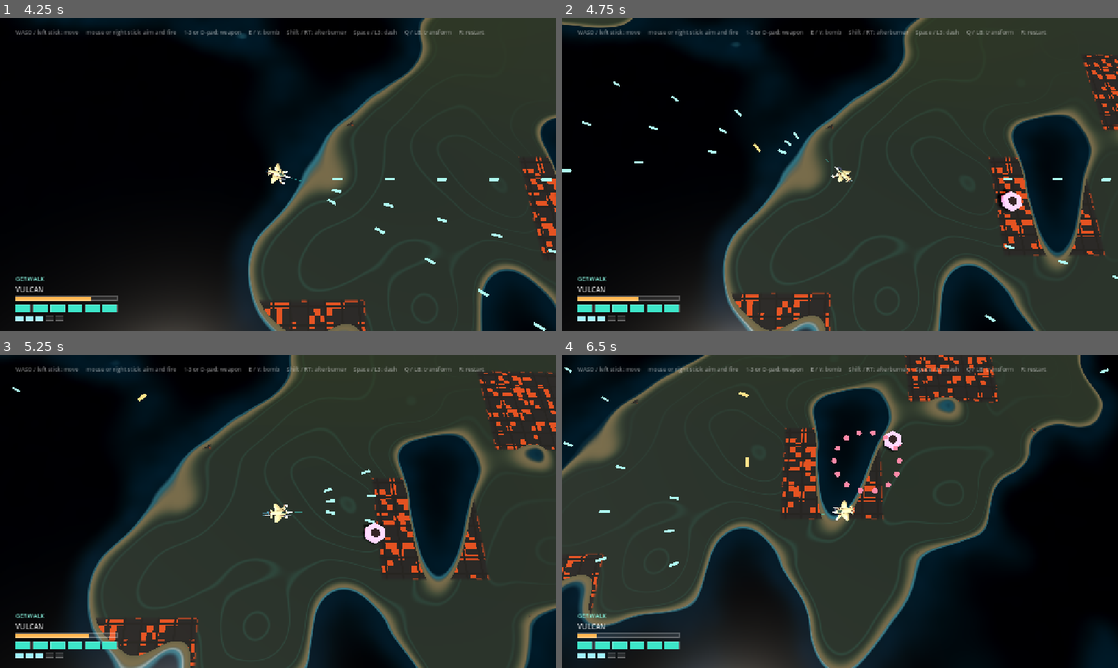
Above: before the commit, frames 1-4 (two rows, left to right).
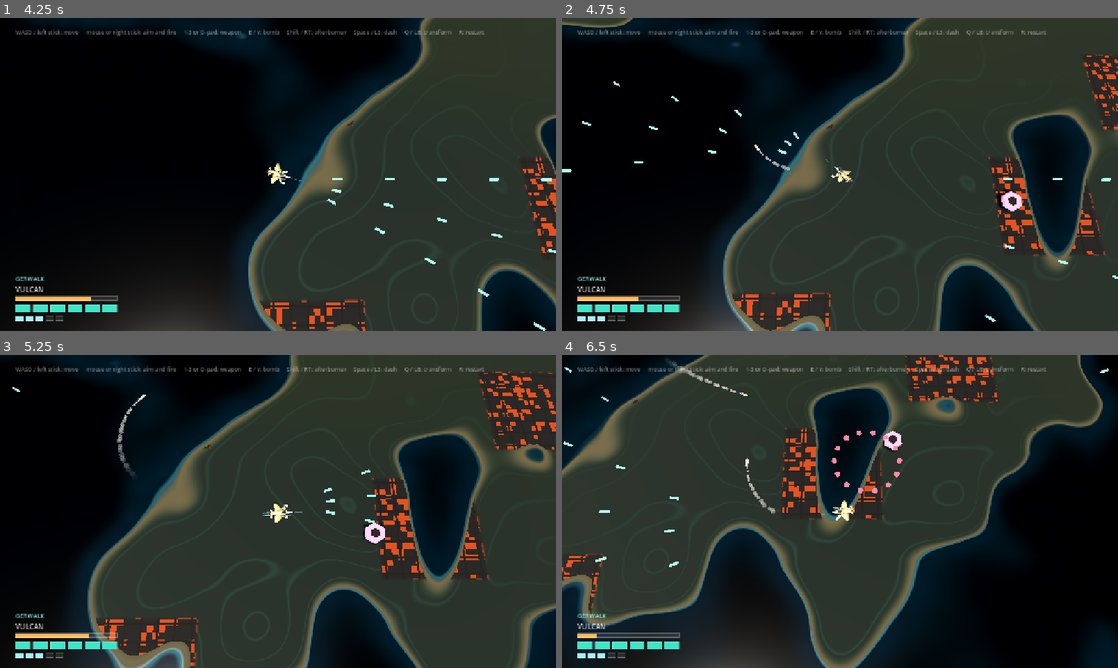
Above: after the commit, the same moments.

Repository: jlortegacares/gerwalk
Game: Godot game, scene res://tests/smoke_test.tscn
Two runs of this game, one before a commit and one after it. Both use one fixed random seed, a clock stepped at 60 frames per second and the inputs below. This scene is started directly instead of the project's main scene.
Inputs (mouse positions are in pixels of both pictures, inside the frame that each line leads up to):
- Up to frame 1 (4.25 s): move the mouse to (400, 158) at 0.52 s; press the mouse at (400, 158) at 0.53 s; hold D (move_right) 0.53-1.25 s; release the mouse at (400, 158) at 1.25 s; drag from (166, 190) to (250, 237) at 1.27 s; move the mouse to (333, 105) at 2.02 s; hold D (move_right) 2.03-2.75 s; hold Shift (boost) 2.03-2.75 s; click (333, 105) at 2.3 s; drag from (250, 237) to (111, 127) at 2.77 s; move the mouse to (444, 221) at 3.52 s; press the mouse at (444, 221) at 3.53 s; hold A (move_left) from 3.53 s (still down)
- Up to frame 2 (4.75 s): release A (move_left) at 4.25 s; release the mouse at (1006, 221) at 4.25 s; drag from (673, 127) to (756, 96) at 4.27 s
- Up to frame 3 (5.25 s): move the mouse to (305, 511) at 5.02 s; press the mouse at (305, 511) at 5.03 s; hold S (move_down) from 5.03 s (still down); tap 1 (weapon_1) at 5.1 s
- Up to frame 4 (6.5 s): release S (move_down) at 5.75 s; release the mouse at (867, 511) at 5.75 s; drag from (756, 433) to (728, 527) at 5.77 s

Frame 1 is identical in both runs. In frame 2, less than 0.1% of the frame differs, in the area x 34-41%, y 40-49%; in frame 3, 0.2%; in frame 4, 0.3%, in the area x 19-39%, y 1-51%.

Commit message:
feat: give the missiles a silhouette and a smoke trail

Diff:
--- a/combat/projectile.gd
+++ b/combat/projectile.gd
@@ -13,6 +13,14 @@
 	ENEMY,
 }
 
+## Shape is chosen by the weapon, not inferred from guidance: a homing shot and a
+## straight dart both exist, and the model is presentation the caller owns.
+enum Style {
+	DART,
+	ORB,
+	MISSILE,
+}
+
 ## Collision layers (1-based in the editor, bit index here).
 const LAYER_WORLD: int = 0
 const LAYER_PLAYER: int = 1
@@ -27,6 +35,20 @@
 ## Elongated on Z so a single Y rotation aligns the long axis with travel.
 const DART_SIZE: Vector3 = Vector3(0.42, 0.34, 1.6)
 const ORB_RADIUS: float = 0.55
+
+## Exhaust trail. Puffs are dropped into the scene, not parented to the missile, so
+## the smoke already in the air survives the impact that frees the shot.
+##
+## The spacing at the missile's speed is what decides smoke versus dotted line: one
+## puff every TRAIL_INTERVAL has to overlap the last one, so the interval stays
+## tight and the puffs grow past the gap between them.
+const TRAIL_INTERVAL: float = 0.022
+const TRAIL_PUFF_LIFETIME: float = 0.62
+const TRAIL_START_RADIUS: float = 0.10
+const TRAIL_END_RADIUS: float = 0.55
+## A fraction of the missile's speed: enough to curl with a guided turn, little
+## enough that the shot instantly outruns its own smoke.
+const TRAIL_INHERIT: float = 0.18
 
 @export var impact_scene: PackedScene
 
@@ -37,6 +59,9 @@
 var _life: float = LIFETIME
 var _target: Node3D = null
 var _turn_rate: float = 0.0
+var _style: Style = Style.DART
+var _trail_offset: float = 0.0
+var _trail_timer: float = 0.0
 
 
 func _ready() -> void:
@@ -57,7 +82,8 @@
 	target: Node3D = null,
 	turn_rate: float = 0.0,
 	tint: Color = Color(0.0, 0.0, 0.0, 0.0),
-	lifetime: float = LIFETIME
+	lifetime: float = LIFETIME,
+	style: Style = Style.DART
 ) -> void:
 	_team = team
 	_damage = damage
@@ -65,6 +91,7 @@
 	_target = target
 	_turn_rate = turn_rate
 	_life = lifetime
+	_style = style
 	# Enemy fire is tagged here rather than in _ready because callers add the node
 	# to the tree before running setup, so the team is unknown at ready time.
 	if _team == Team.ENEMY:
@@ -84,47 +111,200 @@
 	if _team == Team.PLAYER:
 		collision_layer = 1 << LAYER_PLAYER_BULLET
 		collision_mask = (1 << LAYER_WORLD) | (1 << LAYER_ENEMY)
-		_build_visual(size, color, false)
+		_build_visual(size, color)
 	else:
 		collision_layer = 1 << LAYER_ENEMY_BULLET
 		collision_mask = (1 << LAYER_WORLD) | (1 << LAYER_PLAYER)
-		_build_visual(Vector3.ONE * ORB_RADIUS, color, true)
-
-
-func _build_visual(size: Vector3, color: Color, is_orb: bool) -> void:
-	var material: StandardMaterial3D = StandardMaterial3D.new()
-	material.shading_mode = BaseMaterial3D.SHADING_MODE_UNSHADED
-	material.albedo_color = color
-	material.emission_enabled = true
-	material.emission = color
-	material.emission_energy_multiplier = 1.6
-
+		# Enemy fire is the orb silhouette whatever the caller asked for: the team
+		# read outranks the weapon's own preference.
+		_style = Style.ORB
+		_build_visual(Vector3.ONE * ORB_RADIUS, color)
+
+	_trail_offset = size.z * 0.5
+
+
+func _build_visual(size: Vector3, color: Color) -> void:
 	var mesh_instance: MeshInstance3D = MeshInstance3D.new()
-	if is_orb:
+	if _style == Style.ORB:
 		var sphere: SphereMesh = SphereMesh.new()
 		sphere.radius = size.x
 		sphere.height = size.x * 2.0
 		sphere.radial_segments = 10
 		sphere.rings = 6
 		mesh_instance.mesh = sphere
+		mesh_instance.material_override = _flat_material(color, 1.6)
+	elif _style == Style.MISSILE:
+		_build_missile(size, color)
+		return
 	else:
 		var box: BoxMesh = BoxMesh.new()
 		box.size = size
 		mesh_instance.mesh = box
-
-	mesh_instance.material_override = material
+		mesh_instance.material_override = _flat_material(color, 1.6)
+
 	mesh_instance.cast_shadow = GeometryInstance3D.SHADOW_CASTING_SETTING_OFF
 	add_child(mesh_instance)
+
+
+## A missile reads as a missile from any angle the camera can see it: a pointed
+## nose, a body with a warhead band, four fins and a lit exhaust cone. Built along
+## +Z because `rotation.y` maps +Z onto the flight vector.
+func _build_missile(size: Vector3, color: Color) -> void:
+	var length: float = maxf(size.z, 0.6)
+	var radius: float = clampf(size.x * 0.5, 0.06, 0.32)
+	var half: float = length * 0.5
+	var nose_length: float = length * 0.24
+	var body_length: float = length * 0.70
+
+	var body_material: StandardMaterial3D = _flat_material(Color(0.88, 0.87, 0.83), 0.15)
+	var band_material: StandardMaterial3D = _flat_material(color, 1.8)
+	var fin_material: StandardMaterial3D = _flat_material(Color(0.26, 0.27, 0.31), 0.1)
+
+	var body: MeshInstance3D = MeshInstance3D.new()
+	var body_mesh: CylinderMesh = CylinderMesh.new()
+	body_mesh.top_radius = radius
+	body_mesh.bottom_radius = radius * 0.94
+	body_mesh.height = body_length
+	body_mesh.radial_segments = 10
+	body_mesh.rings = 1
+	body.mesh = body_mesh
+	body.rotation.x = PI * 0.5
+	body.position.z = half - nose_length - body_length * 0.5
+	body.material_override = body_material
+	_add_part(body)
+
+	var nose: MeshInstance3D = MeshInstance3D.new()
+	var nose_mesh: CylinderMesh = CylinderMesh.new()
+	nose_mesh.top_radius = 0.0
+	nose_mesh.bottom_radius = radius
+	nose_mesh.height = nose_length
+	nose_mesh.radial_segments = 10
+	nose_mesh.rings = 1
+	nose.mesh = nose_mesh
+	nose.rotation.x = PI * 0.5
+	nose.position.z = half - nose_length * 0.5
+	nose.material_override = band_material
+	_add_part(nose)
+
+	# The warhead band sits just behind the nose join and picks up the weapon tint,
+	# so a player missile still reads warm at a glance.
+	var band: MeshInstance3D = MeshInstance3D.new()
+	var band_mesh: CylinderMesh = CylinderMesh.new()
+	band_mesh.top_radius = radius * 1.06
+	band_mesh.bottom_radius = radius * 1.06
+	band_mesh.height = length * 0.055
+	band_mesh.radial_segments = 10
+	band_mesh.rings = 1
+	band.mesh = band_mesh
+	band.rotation.x = PI * 0.5
+	band.position.z = half - nose_length - body_length * 0.16
+	band.material_override = band_material
+	_add_part(band)
+
+	for index in 4:
+		var pivot: Node3D = Node3D.new()
+		pivot.position = Vector3(0.0, 0.0, -half + length * 0.26)
+		pivot.rotation.z = TAU * 0.25 * float(index)
+		add_child(pivot)
+
+		# A swept prism, not a slab: the profile is a triangle whose root chord runs
+		# fore-aft and whose tip leans back, which is what reads as a fin at this
+		# size. Rotation.y turns the extrusion into the plate's thickness.
+		var fin: MeshInstance3D = MeshInstance3D.new()
+		var fin_mesh: PrismMesh = PrismMesh.new()
+		fin_mesh.size = Vector3(length * 0.34, radius * 1.70, 0.05)
+		fin_mesh.left_to_right = 0.85
+		fin.mesh = fin_mesh
+		fin.rotation.y = PI * 0.5
+		fin.position = Vector3(0.0, radius * 1.15, 0.0)
+		fin.material_override = fin_material
+		fin.cast_shadow = GeometryInstance3D.SHADOW_CASTING_SETTING_OFF
+		pivot.add_child(fin)
+
+	# A dark nozzle ring separates the airframe from the flame, so the tail reads as
+	# hardware instead of a second nose.
+	var nozzle: MeshInstance3D = MeshInstance3D.new()
+	var nozzle_mesh: CylinderMesh = CylinderMesh.new()
+	nozzle_mesh.top_radius = radius * 1.04
+	nozzle_mesh.bottom_radius = radius * 0.86
+	nozzle_mesh.height = length * 0.07
+	nozzle_mesh.radial_segments = 10
+	nozzle_mesh.rings = 1
+	nozzle.mesh = nozzle_mesh
+	nozzle.rotation.x = PI * 0.5
+	nozzle.position.z = -half + length * 0.035
+	nozzle.material_override = fin_material
+	_add_part(nozzle)
+
+	# A long, narrow flame: the silhouette has to be clearly not-a-nose.
+	var exhaust: MeshInstance3D = MeshInstance3D.new()
+	var exhaust_mesh: CylinderMesh = CylinderMesh.new()
+	exhaust_mesh.top_radius = 0.0
+	exhaust_mesh.bottom_radius = radius * 0.58
+	exhaust_mesh.height = length * 0.22
+	exhaust_mesh.radial_segments = 8
+	exhaust_mesh.rings = 1
+	exhaust.mesh = exhaust_mesh
+	# +Y becomes -Z, so the cone tapers away from the tail.
+	exhaust.rotation.x = -PI * 0.5
+	exhaust.position.z = -half - length * 0.105
+	exhaust.material_override = _flat_material(Color(1.0, 0.93, 0.68), 3.2)
+	_add_part(exhaust)
+
+
+func _add_part(part: MeshInstance3D) -> void:
+	part.cast_shadow = GeometryInstance3D.SHADOW_CASTING_SETTING_OFF
+	add_child(part)
+
+
+func _flat_material(color: Color, glow: float) -> StandardMaterial3D:
+	var material: StandardMaterial3D = StandardMaterial3D.new()
+	material.shading_mode = BaseMaterial3D.SHADING_MODE_UNSHADED
+	material.albedo_color = color
+	material.emission_enabled = true
+	material.emission = color
+	material.emission_energy_multiplier = glow
+	return material
 
 
 func _physics_process(delta: float) -> void:
 	_steer(delta)
 	global_position += _velocity * delta
 	_life -= delta
+	if _style == Style.MISSILE:
+		_emit_trail(delta)
 
 	# The planet has no edge, so lifetime is the only bound on a missed shot.
 	if _life <= 0.0:
 		queue_free()
+
+
+## Puffs are dropped at a fixed cadence, not per frame, so the trail stays just as
+## dense on a slow machine and the node count stays bounded.
+func _emit_trail(delta: float) -> void:
+	_trail_timer += delta
+	while _trail_timer >= TRAIL_INTERVAL:
+		_trail_timer -= TRAIL_INTERVAL
+		_spawn_puff()
+
+
+func _spawn_puff() -> void:
+	var scene: Node = get_tree().current_scene
+	if scene == null:
+		return
+
+	var puff: SmokePuff = SmokePuff.new()
+	scene.add_child(puff)
+	var heading: Vector3 = _velocity.normalized()
+	puff.global_position = global_position - heading * _trail_offset
+	# A little sideways and upward drift keeps the plume from drawing a ruler line.
+	var drift: Vector3 = Vector3(randf_range(-0.5, 0.5), randf_range(0.1, 0.45), randf_range(-0.5, 0.5))
+	puff.launch(
+		_velocity * TRAIL_INHERIT + drift,
+		TRAIL_START_RADIUS,
+		TRAIL_END_RADIUS,
+		TRAIL_PUFF_LIFETIME
+	)
 
 
 ## Homing shots keep their speed and turn towards the target at a fixed rate, so
--- /dev/null
+++ b/combat/smoke_puff.gd
@@ -0,0 +1,77 @@
+class_name SmokePuff
+extends MeshInstance3D
+## One puff of a missile's exhaust trail. It drifts, grows and fades, then frees
+## itself.
+##
+## It is a node in the scene rather than a child of the missile on purpose: the
+## smoke already in the air has to stay there when the missile hits something and
+## frees itself, otherwise every impact would delete its own trail.
+
+const BASE_COLOR: Color = Color(0.82, 0.80, 0.76, 0.55)
+
+var _life: float = 0.0
+var _max_life: float = 0.6
+var _start_radius: float = 0.1
+var _end_radius: float = 0.4
+var _velocity: Vector3 = Vector3.ZERO
+var _material: StandardMaterial3D
+
+
+func _ready() -> void:
+	add_to_group(&"smoke_puff")
+
+	var sphere: SphereMesh = SphereMesh.new()
+	sphere.radius = 1.0
+	sphere.height = 2.0
+	sphere.radial_segments = 8
+	sphere.rings = 5
+	mesh = sphere
+
+	_material = StandardMaterial3D.new()
+	_material.shading_mode = BaseMaterial3D.SHADING_MODE_UNSHADED
+	_material.transparency = BaseMaterial3D.TRANSPARENCY_ALPHA
+	_material.cull_mode = BaseMaterial3D.CULL_DISABLED
+	_material.albedo_color = BASE_COLOR
+	material_override = _material
+
+	cast_shadow = GeometryInstance3D.SHADOW_CASTING_SETTING_OFF
+	scale = Vector3.ONE * _start_radius
+
+
+## Called right after the node joins the tree. `velocity` is a fraction of the
+## missile's own, so the trail curves with it instead of drawing a straight line
+## behind a guided shot.
+func launch(
+	velocity: Vector3, start_radius: float, end_radius: float, lifetime: float
+) -> void:
+	_velocity = velocity
+	_start_radius = start_radius
+	_end_radius = end_radius
+	_max_life = maxf(lifetime, 0.01)
+	_life = _max_life
+	scale = Vector3.ONE * _start_radius
+	_apply_fade(0.0)
+
+
+func _physics_process(delta: float) -> void:
+	_life -= delta
+	if _life <= 0.0:
+		queue_free()
+		return
+
+	global_position += _velocity * delta
+	# The puff loses its speed almost at once: it should sit in the air the shot
+	# just crossed, not race the missile.
+	_velocity *= maxf(1.0 - 2.4 * delta, 0.0)
+
+	var age: float = 1.0 - _life / _max_life
+	scale = Vector3.ONE * lerpf(_start_radius, _end_radius, sqrt(age))
+	_apply_fade(age)
+
+
+func _apply_fade(age: float) -> void:
+	if _material == null:
+		return
+	var color: Color = BASE_COLOR
+	color.a *= 1.0 - age
+	_material.albedo_color = color
--- a/entities/player/weapon_system.gd
+++ b/entities/player/weapon_system.gd
@@ -216,7 +216,8 @@
 	color: Color,
 	target: Node3D = null,
 	turn_rate: float = 0.0,
-	lifetime: float = Projectile.LIFETIME
+	lifetime: float = Projectile.LIFETIME,
+	style: Projectile.Style = Projectile.Style.DART
 ) -> void:
 	if _bullet_scene == null:
 		return
@@ -226,7 +227,7 @@
 	bullet.global_position = position
 	bullet.setup(
 		direction, speed, Projectile.Team.PLAYER, damage, size, target, turn_rate, color,
-		lifetime
+		lifetime, style
 	)
 
 
@@ -262,7 +263,9 @@
 		Arsenal.MISSILE_SIZE,
 		Arsenal.MISSILE_COLOR,
 		target,
-		Arsenal.MISSILE_TURN_RATE
+		Arsenal.MISSILE_TURN_RATE,
+		Projectile.LIFETIME,
+		Projectile.Style.MISSILE
 	)
 
 
--- a/tests/smoke_test.gd
+++ b/tests/smoke_test.gd
@@ -891,10 +891,75 @@
 	if launched != null:
 		_check(launched.get("_target") == enemy, "the missile locks the turret in range")
 		_check(float(launched.get("_turn_rate")) > 0.0, "the missile is guided")
+		await _test_missile_style(launched)
+		await _test_missile_trail(launched)
 
 	_clear_projectiles()
 	_clear_enemies()
 	await get_tree().physics_frame
+
+
+## The shape is the weapon's identity on screen, so it is owned by the weapon style
+## and not inferred from guidance: guidance stays a property of the flight.
+func _test_missile_style(missile: Projectile) -> void:
+	_check(
+		int(missile.get("_style")) == Projectile.Style.MISSILE,
+		"the player missile asks for the missile model"
+	)
+	_check(
+		_mesh_parts(missile) >= 4,
+		"the missile model is more than a box: body, nose, fins and exhaust"
+	)
+
+
+## The trail is read in motion, so it is checked in motion: puffs have to appear
+## behind the shot, and they have to outlive it instead of vanishing with it.
+func _test_missile_trail(missile: Projectile) -> void:
+	for _i in 6:
+		await get_tree().physics_frame
+
+	var puffs: Array[Node] = get_tree().get_nodes_in_group(&"smoke_puff")
+	_check(not puffs.is_empty(), "a missile leaves a smoke trail behind it")
+	if puffs.is_empty():
+		return
+
+	var shot: Vector3 = missile.get("_velocity")
+	var heading: Vector3 = shot.normalized()
+	var sample: Node3D = null
+	var behind: bool = true
+	for node in puffs:
+		var puff: Node3D = node as Node3D
+		if puff == null:
+			continue
+		if (puff.global_position - missile.global_position).dot(heading) > 0.05:
+			behind = false
+		elif sample == null:
+			sample = puff
+	_check(behind, "every puff trails behind the missile, never ahead of it")
+
+	if sample == null:
+		return
+
+	missile.queue_free()
+	await get_tree().physics_frame
+	_check(
+		is_instance_valid(sample), "the smoke already in the air survives the missile"
+	)
+
+	for _i in 60:
+		await get_tree().physics_frame
+		if not is_instance_valid(sample):
+			break
+	_check(not is_instance_valid(sample), "the puffs fade out and free themselves")
+
+
+func _mesh_parts(node: Node) -> int:
+	var total: int = 0
+	for child in node.get_children():
+		if child is MeshInstance3D:
+			total += 1
+		total += _mesh_parts(child)
+	return total
 
 
 ## The bomb is the emergency button, so it has to pay out in one frame: damage, the
Not shown, added: combat/smoke_puff.gd.uid
